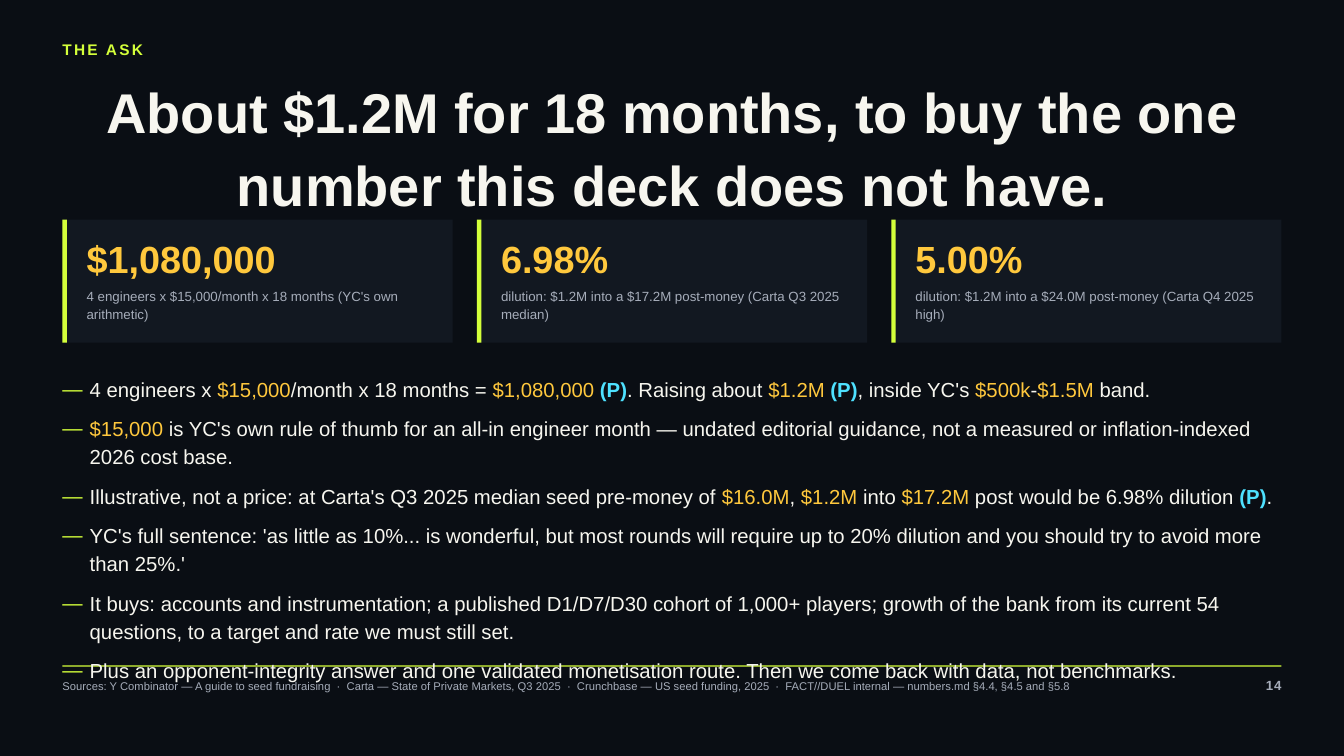
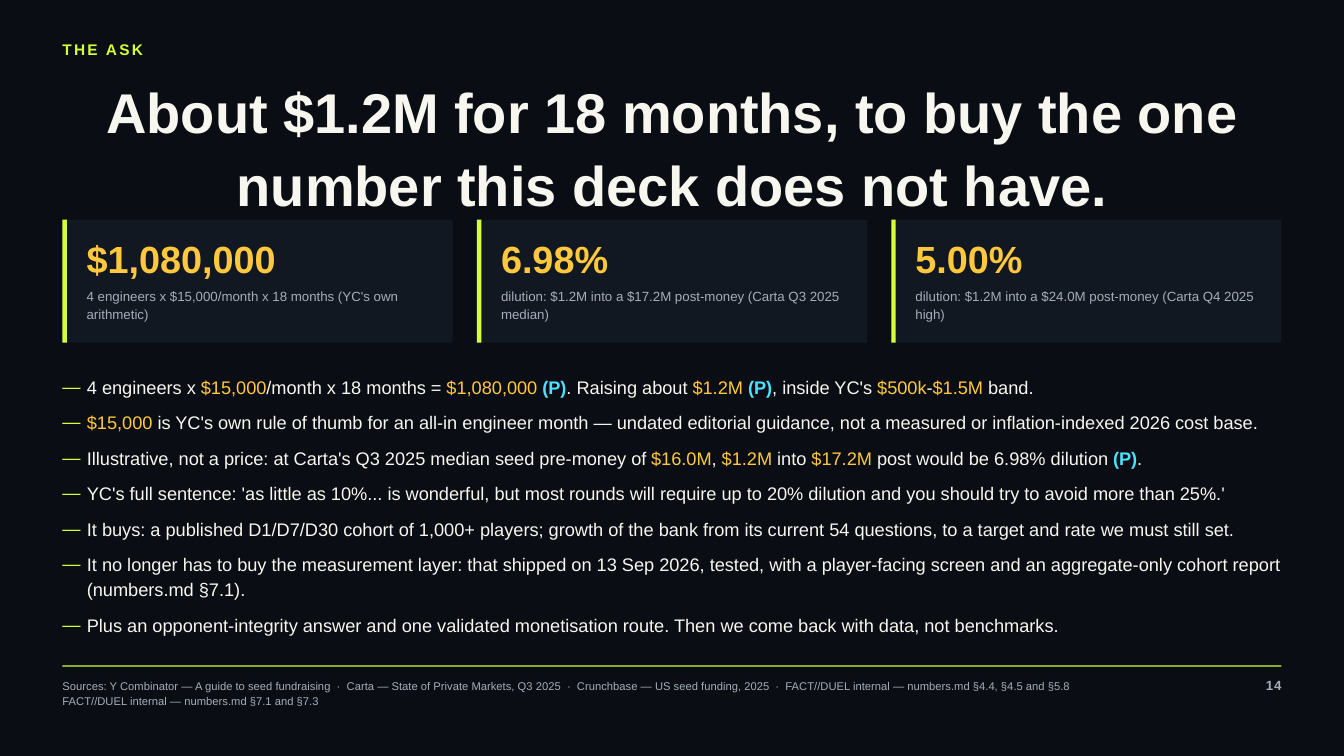
Before and after one commit to occult-kranti/fact-duel, a slide deck: slide 14 of public/product/investor/factduel-seed-deck.pptx. Drawn at 1344x756 pixels with LibreOffice and Linux fonts; fonts in the diff are those of the drawing. Boxes give left, top, right and bottom in pixels: in the first picture for what was removed or moved away, otherwise in the second. Text is boxed around its words. In the diff, an @@ line names an element or a change of style, - is before the commit and + after.

```diff
--- a/public/product/investor/factduel-seed-deck.pptx
+++ b/public/product/investor/factduel-seed-deck.pptx
@@ text at bbox=[87, 380, 1257, 636]: size 14.5 to 13 pt in "4 engineers x $15,000/month x 18 months ...", "$15,000 is YC's own rule of thumb ...", "Illustrative, not a price: at Carta's Q3 ...", "YC's full sentence: 'as little as 10%... ..." and 1 more places; indent changed @@
@@ text at bbox=[87, 522, 1280, 600]: text changed; size 14.5 to 13 pt @@
-— It buys: accounts and instrumentation; a published D1/D7/D30 cohort of 1,000+ players; growth of the bank from its current 54 questions, to a target and rate we must still set.
+— It buys: a published D1/D7/D30 cohort of 1,000+ players; growth of the bank from its current 54 questions, to a target and rate we must still set.
+— It no longer has to buy the measurement layer: that shipped on 13 Sep 2026, tested, with a player-facing screen and an aggregate-only cohort report (numbers.md §7.1).
@@ text at bbox=[62, 697, 319, 706]: paragraph added @@
+FACT//DUEL internal — numbers.md §7.1 and §7.3
```
Also in this commit, not shown: 16 other slides changed, 1 slide added, 5 other files.
